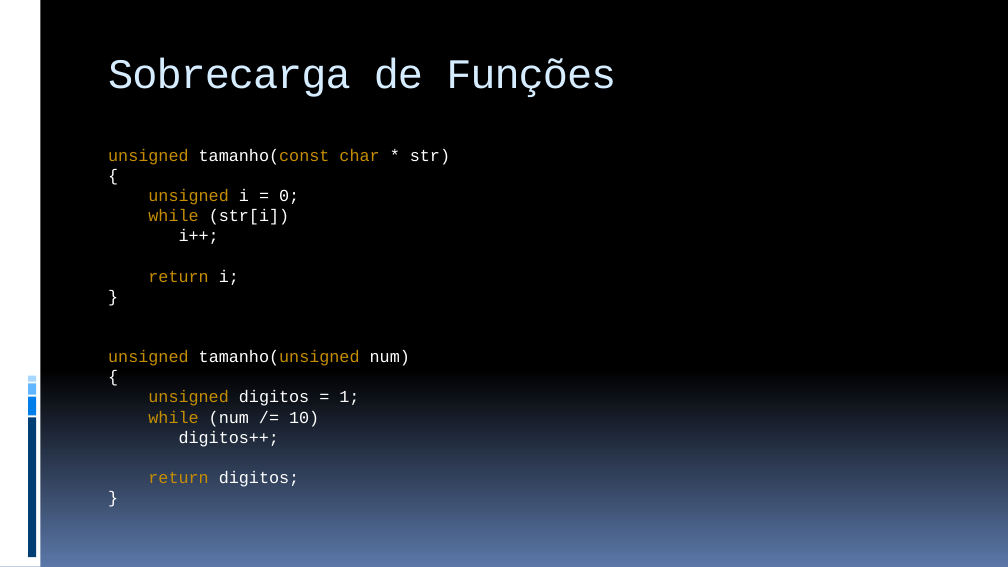
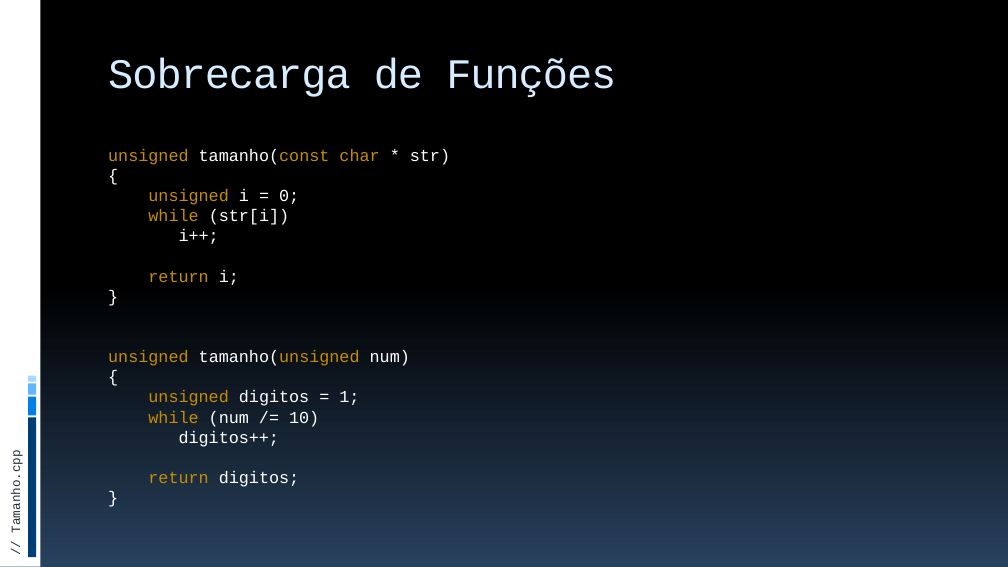
Before and after one commit to JudsonSS/ProgComp, a slide deck: slide 15 of Slides/29. Templates e Sobrecarga de Funções.pptx (slide 14 before the commit). Drawn at 1008x567 pixels with LibreOffice and Linux fonts; fonts in the diff are those of the drawing. Boxes give left, top, right and bottom in pixels: in the first picture for what was removed or moved away, otherwise in the second. Text is boxed around its words. In the diff, an @@ line names an element or a change of style, - is before the commit and + after.

```diff
--- a/Slides/29. Templates e Sobrecarga de Funções.pptx
+++ b/Slides/29. Templates e Sobrecarga de Funções.pptx
@@ background gradient #000000 to #5B77A8 to gradient #000000 to #28415E @@
@@ text added at [10,458,24,531], 12 pt, text #272D38 @@
+// Tamanho.cpp
```
Also in this commit, not shown: 22 other slides changed, 1 slide added, 5 other files.
